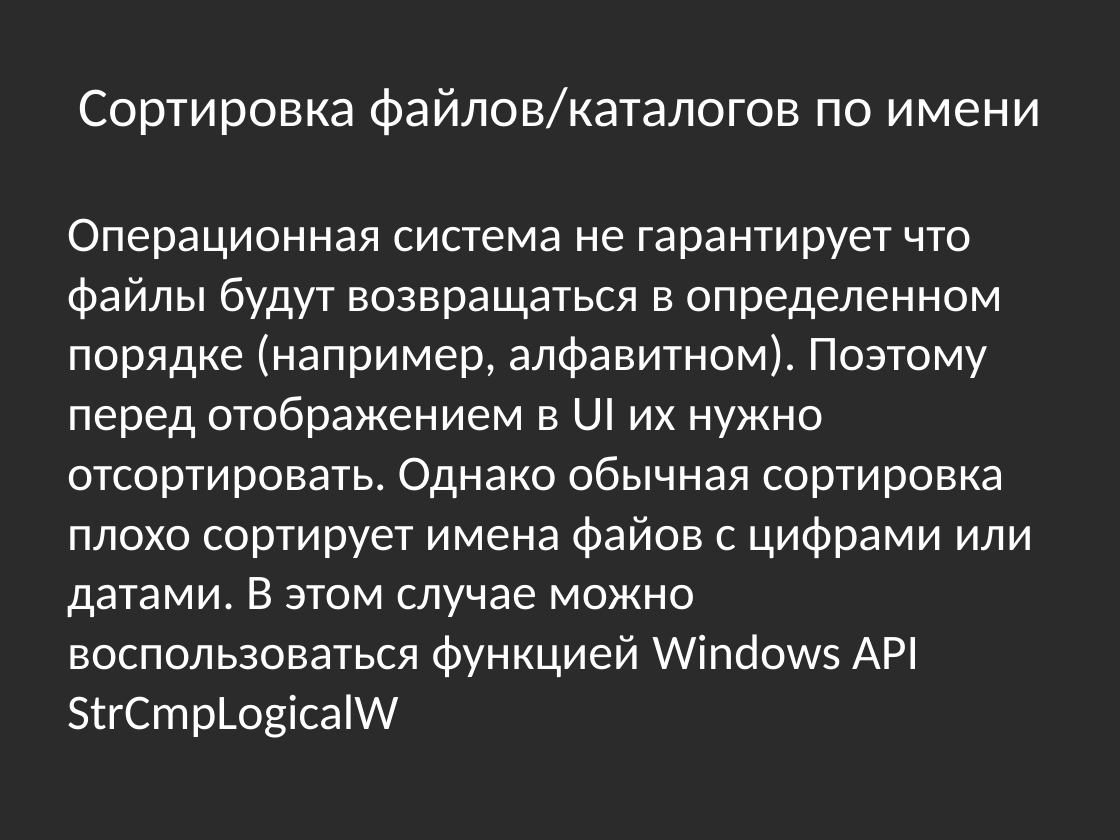
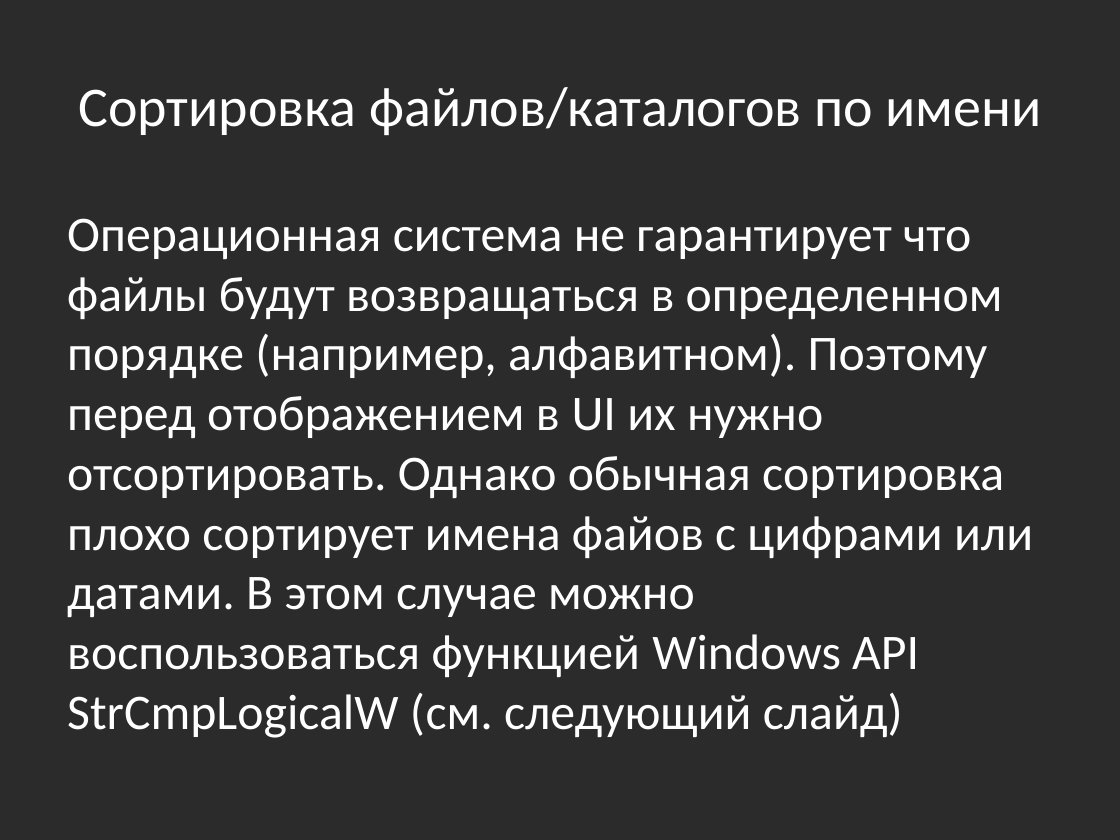
Before and after one commit to bazile/Training, a slide deck: slide 17 of Presentation/lesson-04-io.pptx. Drawn at 1120x840 pixels with LibreOffice and Linux fonts; fonts in the diff are those of the drawing; background and template pictures are left out; a plain dark background stands for a picture behind light text. Boxes give left, top, right and bottom in pixels: in the first picture for what was removed or moved away, otherwise in the second. Text is boxed around its words. In the diff, an @@ line names an element or a change of style, - is before the commit and + after.

Commit message:
Updated presentations

```diff
--- a/Presentation/lesson-04-io.pptx
+++ b/Presentation/lesson-04-io.pptx
@@ text at bbox=[67, 218, 1033, 738]: text changed @@
-Операционная система не гарантирует что файлы будут возвращаться в определенном порядке (например, алфавитном). Поэтому перед отображением в UI их нужно отсортировать. Однако обычная сортировка плохо сортирует имена файов с цифрами или датами. В этом случае можно воспользоваться функцией Windows API StrCmpLogicalW
+Операционная система не гарантирует что файлы будут возвращаться в определенном порядке (например, алфавитном). Поэтому перед отображением в UI их нужно отсортировать. Однако обычная сортировка плохо сортирует имена файов с цифрами или датами. В этом случае можно воспользоваться функцией Windows API StrCmpLogicalW (см. следующий слайд)
```
Also in this commit, not shown: 2 slides added, 11 other files.
